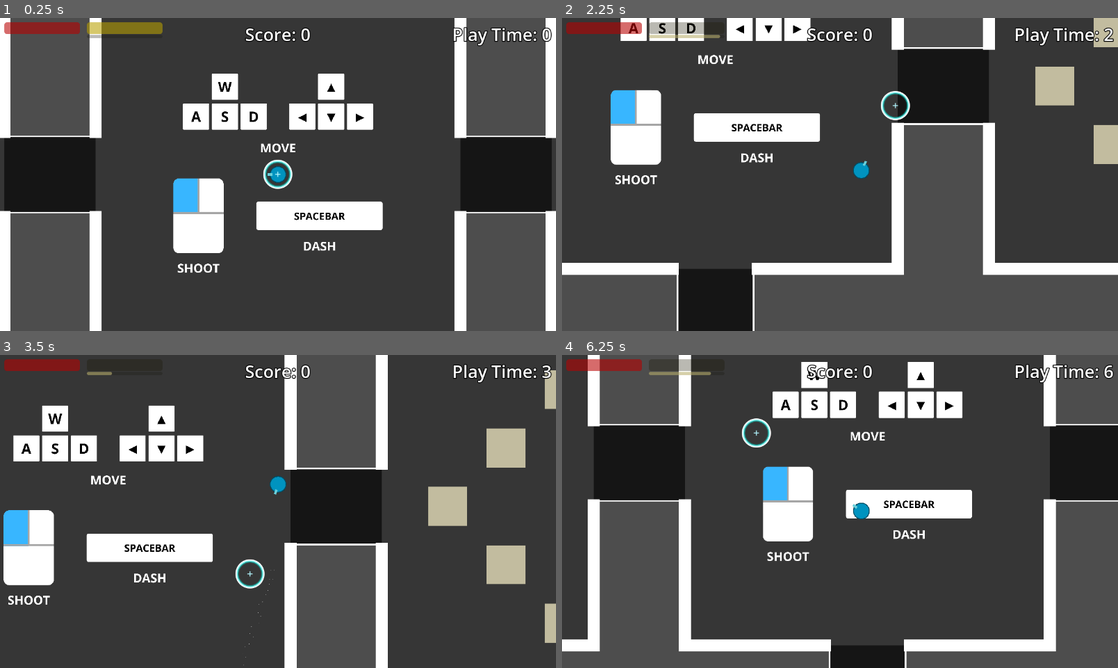
Above: before the commit, frames 1-4 (two rows, left to right).
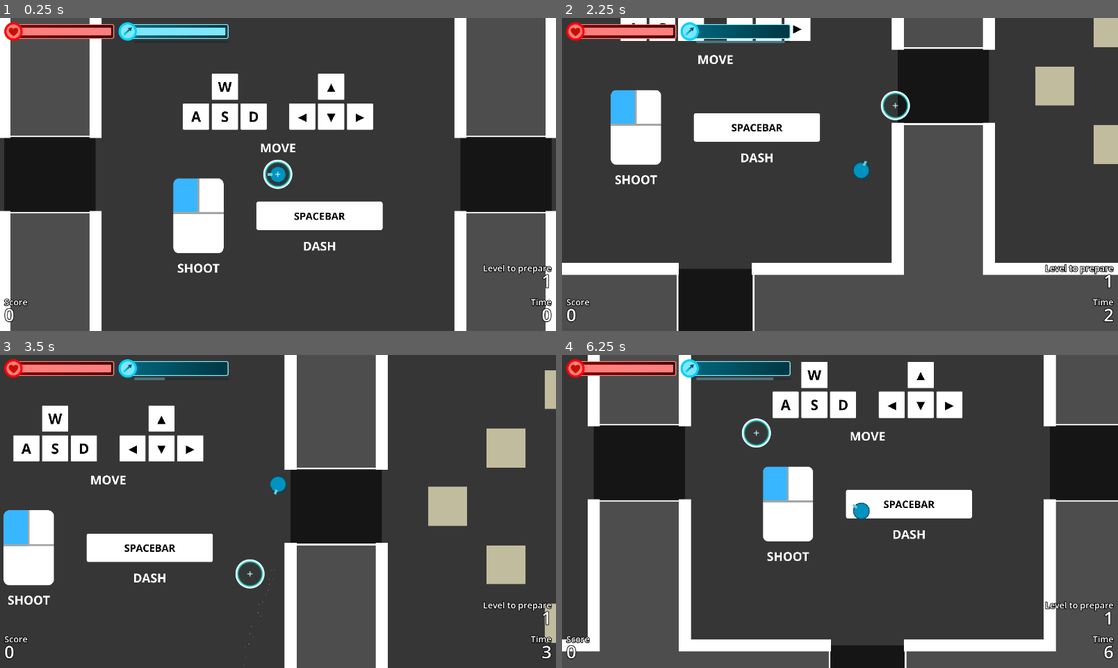
Above: after the commit, the same moments.

Repository: doanryderrhythm/thesis-1-vng-game
Game: Godot game, scene res://scenes/main_scenes/play_scene.tscn
The game is run twice, just before and just after one commit, with the same random seed, the same clock (stepped at 60 frames per second) and the same inputs.
Inputs (mouse positions are in pixels of both pictures, inside the frame that each line leads up to):
- Up to frame 1 (0.25 s): no input
- Up to frame 2 (2.25 s): tap Enter at 0.5 s; move the mouse to (962, 158) at 0.52 s; hold Right (right) 0.53-1.28 s; tap Space (dash) at 0.6, 1.35, 2.1 s; click (962, 158) at 0.67 s; move the mouse to (728, 190) at 1.27 s; hold Down (down) 1.28-2.03 s; move the mouse to (895, 105) at 2.02 s; hold Right (right) from 2.03 s (still down)
- Up to frame 3 (3.5 s): move the mouse to (250, 574) at 2.77 s; release Right (right) at 2.78 s; hold Up (up) from 2.78 s (still down); tap Space (dash) at 2.85 s; click (250, 574) at 2.92 s
- Up to frame 4 (6.25 s): move the mouse to (1006, 558) at 3.52 s; release Up (up) at 3.53 s; hold Left (left) 3.53-5.03 s; tap Space (dash) every 0.75 s from 3.6 to 5.85 s; move the mouse to (673, 464) at 4.27 s; move the mouse to (867, 511) at 5.02 s; hold Down (down) 5.03-5.78 s; click (867, 511) at 5.17 s; move the mouse to (756, 433) at 5.77 s; hold Right (right) from 5.78 s (still down)

The runs differ from the first frame. In frame 1, 3.2% of the frame differs, in the area x 0-100%, y 1-98%; in frame 2, 3.3%; in frame 3, 3.1%; in frame 4, 3.3%.

Commit message:
Added UI and stage information

Diff:
--- a/untitled-thesis-1-game/scenes/ui/debug_ui.tscn
+++ b/untitled-thesis-1-game/scenes/ui/debug_ui.tscn
@@ -1,17 +1,29 @@
 [gd_scene format=3 uid="uid://di78feag8gs8a"]
+
+[ext_resource type="Texture2D" uid="uid://dj6ajch28274c" path="res://sprites/bars/health_bar_main_sprite.png" id="1_14mai"]
+[ext_resource type="Texture2D" uid="uid://cmf4kh1kci1jp" path="res://sprites/bars/health_icon.png" id="2_pu33q"]
+[ext_resource type="Texture2D" uid="uid://b2of4763rak84" path="res://sprites/bars/health_progress.png" id="3_k7b8x"]
+[ext_resource type="Texture2D" uid="uid://ptbjvi1ww8ce" path="res://sprites/bars/dash_icon.png" id="4_fadvp"]
+[ext_resource type="Texture2D" uid="uid://bx5nkaqlcb8v0" path="res://sprites/bars/dash_progress.png" id="5_ukyxi"]
 
 [sub_resource type="GDScript" id="GDScript_2bpog"]
 resource_name = "debug_ui"
 script/source = "extends CanvasLayer
 class_name DebugUI
 
-@onready var health_bar: ProgressBar = $HealthBar
-@onready var dash_bar: ProgressBar = $DashBar
+@onready var health_bar: TextureProgressBar = $HealthBar
+@onready var dash_bar: TextureProgressBar = $DashBar
 @onready var fill_dash_bar: ProgressBar = $FillDashBar
 
-@onready var restart_label: Label = $RestartLabel
+#@onready var restart_label: Label = $RestartLabel
 @onready var score_label: Label = $ScoreLabel
 @onready var play_time_label: Label = $PlayTimeLabel
+
+@onready var level_title_label: Label = $LevelTitleLabel
+@onready var level_label: Label = $LevelLabel
+
+@onready var phase_title_label: Label = $PhaseTitleLabel
+@onready var phase_label: Label = $PhaseLabel
 
 func _ready() -> void:
 	health_bar.min_value = 0
@@ -23,22 +35,28 @@
 	fill_dash_bar.min_value = 0
 	fill_dash_bar.max_value = ValueStorer.dash_wait_time
 
-	restart_label.visible = false
+	#restart_label.visible = false
 
 	change_health()
 	change_dash()
 	change_play_time()
+	change_level_state(false)
+	change_phase(false)
 	change_score()
 
 	GameManager.health_change.connect(change_health)
 	GameManager.dash_change.connect(change_dash)
-	GameManager.state_lose_change.connect(show_restart)
+	#GameManager.state_lose_change.connect(show_restart)
 	GameManager.play_time_change.connect(change_play_time)
+	GameManager.phase_change.connect(change_phase)
+	GameManager.level_change.connect(change_level_state.bind(false))
+	GameManager.start_level.connect(change_level_state.bind(true))
 	GameManager.score_change.connect(change_score)
 
 func _process(_delta: float) -> void:
 	if is_instance_valid(GameManager.player):
 		fill_dash_bar.value = GameManager.player._dash_wait_timer.time_left
+	pass
 
 func change_health() -> void:
 	health_bar.value = GameManager.player.health
@@ -47,94 +65,214 @@
 	dash_bar.value = GameManager.player._dash_count
 
 func change_play_time() -> void:
-	play_time_label.text = \"Play Time: \" + str(GameManager.play_time_int)
+	play_time_label.text = str(GameManager.play_time_int)
+	pass
+
+func change_level_state(is_ongoing: bool) -> void:
+	if is_ongoing:
+		level_title_label.text = \"Locked level\"
+		level_label.text = str(GameManager.ongoing_level + 1)
+	else:
+		level_title_label.text = \"Level to prepare\"
+		level_label.text = str(GameManager.current_level + 1)
+	pass
 
 func change_score() -> void:
-	score_label.text = \"Score: \" + str(GameManager.total_score)
+	score_label.text = str(GameManager.total_score)
+	pass
+
+func change_phase(is_ongoing: bool) -> void:
+	if is_ongoing:
+		phase_title_label.visible = true
+		phase_label.visible = true
+
+		phase_label.text = str(GameManager.current_phase)
+	else:
+		phase_title_label.visible = false
+		phase_label.visible = false
 
 func show_restart() -> void:
-	restart_label.visible = true
+	#restart_label.visible = true
+	pass
 "
 
-[sub_resource type="LabelSettings" id="LabelSettings_2bpog"]
-font_size = 50
-
-[sub_resource type="LabelSettings" id="LabelSettings_h2fnn"]
+[sub_resource type="AtlasTexture" id="AtlasTexture_f6xhk"]
+atlas = ExtResource("1_14mai")
+region = Rect2(0, 0, 253, 42)
+
+[sub_resource type="AtlasTexture" id="AtlasTexture_hqpec"]
+atlas = ExtResource("1_14mai")
+region = Rect2(0, 42, 253, 42)
+
+[sub_resource type="LabelSettings" id="LabelSettings_pu33q"]
+font_size = 20
+outline_size = 6
+outline_color = Color(0, 0, 0, 1)
+
+[sub_resource type="LabelSettings" id="LabelSettings_14mai"]
 font_size = 40
-outline_size = 7
-outline_color = Color(0, 0, 0, 1)
-
-[sub_resource type="LabelSettings" id="LabelSettings_rmw4l"]
-font_size = 40
-outline_size = 7
+outline_size = 6
 outline_color = Color(0, 0, 0, 1)
 
 [node name="DebugUi" type="CanvasLayer" unique_id=2086543205]
 script = SubResource("GDScript_2bpog")
 
-[node name="HealthBar" type="ProgressBar" parent="." unique_id=1895197231]
-modulate = Color(1, 0, 0, 1)
+[node name="HealthBar" type="TextureProgressBar" parent="." unique_id=775934055]
 offset_left = 10.0
 offset_top = 10.0
-offset_right = 184.0
-offset_bottom = 37.0
+offset_right = 263.0
+offset_bottom = 52.0
+step = 0.1
+value = 100.0
+texture_under = SubResource("AtlasTexture_f6xhk")
+texture_over = ExtResource("2_pu33q")
+texture_progress = ExtResource("3_k7b8x")
+texture_progress_offset = Vector2(38, 12)
+
+[node name="DashBar" type="TextureProgressBar" parent="." unique_id=1801696908]
+offset_left = 273.0
+offset_top = 10.0
+offset_right = 526.0
+offset_bottom = 52.0
+value = 100.0
+texture_under = SubResource("AtlasTexture_hqpec")
+texture_over = ExtResource("4_fadvp")
+texture_progress = ExtResource("5_ukyxi")
+texture_progress_offset = Vector2(38, 12)
+
+[node name="FillDashBar" type="ProgressBar" parent="." unique_id=1908412617]
+modulate = Color(0.49411765, 0.90588236, 1, 1)
+offset_left = 309.0
+offset_top = 52.0
+offset_right = 526.0
+offset_bottom = 58.0
+value = 17.37
 show_percentage = false
 
-[node name="DashBar" type="ProgressBar" parent="." unique_id=1040436508]
-modulate = Color(1, 0.8671875, 0, 1)
-offset_left = 200.0
-offset_top = 10.0
-offset_right = 374.0
-offset_bottom = 37.0
-show_percentage = false
-
-[node name="FillDashBar" type="ProgressBar" parent="." unique_id=416679215]
-modulate = Color(1, 0.94375, 0.578125, 1)
-offset_left = 200.0
-offset_top = 39.0
-offset_right = 374.0
-offset_bottom = 46.0
-show_percentage = false
-
-[node name="RestartLabel" type="Label" parent="." unique_id=984615250]
-anchors_preset = 8
+[node name="ScoreTitleLabel" type="Label" parent="." unique_id=764856100]
+anchors_preset = 2
+anchor_top = 1.0
+anchor_bottom = 1.0
+offset_left = 10.0
+offset_top = -108.0
+offset_right = 117.0
+offset_bottom = -53.0
+grow_vertical = 0
+text = "Score"
+label_settings = SubResource("LabelSettings_pu33q")
+vertical_alignment = 2
+
+[node name="ScoreLabel" type="Label" parent="." unique_id=98166711]
+anchors_preset = 2
+anchor_top = 1.0
+anchor_bottom = 1.0
+offset_left = 10.0
+offset_top = -65.0
+offset_right = 117.0
+offset_bottom = -10.0
+grow_vertical = 0
+text = "Score"
+label_settings = SubResource("LabelSettings_14mai")
+vertical_alignment = 2
+
+[node name="PlayTimeTitleLabel" type="Label" parent="." unique_id=2014312667]
+anchors_preset = 3
+anchor_left = 1.0
+anchor_top = 1.0
+anchor_right = 1.0
+anchor_bottom = 1.0
+offset_left = -117.0
+offset_top = -108.0
+offset_right = -10.0
+offset_bottom = -53.0
+grow_horizontal = 0
+grow_vertical = 0
+text = "Time"
+label_settings = SubResource("LabelSettings_pu33q")
+horizontal_alignment = 2
+vertical_alignment = 2
+
+[node name="PlayTimeLabel" type="Label" parent="." unique_id=1077021869]
+anchors_preset = 3
+anchor_left = 1.0
+anchor_top = 1.0
+anchor_right = 1.0
+anchor_bottom = 1.0
+offset_left = -117.0
+offset_top = -65.0
+offset_right = -10.0
+offset_bottom = -10.0
+grow_horizontal = 0
+grow_vertical = 0
+text = "Time"
+label_settings = SubResource("LabelSettings_14mai")
+horizontal_alignment = 2
+vertical_alignment = 2
+
+[node name="LevelTitleLabel" type="Label" parent="." unique_id=638328226]
+anchors_preset = 3
+anchor_left = 1.0
+anchor_top = 1.0
+anchor_right = 1.0
+anchor_bottom = 1.0
+offset_left = -117.0
+offset_top = -186.0
+offset_right = -10.0
+offset_bottom = -131.0
+grow_horizontal = 0
+grow_vertical = 0
+text = "Level"
+label_settings = SubResource("LabelSettings_pu33q")
+horizontal_alignment = 2
+vertical_alignment = 2
+
+[node name="LevelLabel" type="Label" parent="." unique_id=1026685085]
+anchors_preset = 3
+anchor_left = 1.0
+anchor_top = 1.0
+anchor_right = 1.0
+anchor_bottom = 1.0
+offset_left = -117.0
+offset_top = -143.0
+offset_right = -10.0
+offset_bottom = -88.0
+grow_horizontal = 0
+grow_vertical = 0
+text = "Level"
+label_settings = SubResource("LabelSettings_14mai")
+horizontal_alignment = 2
+vertical_alignment = 2
+
+[node name="PhaseTitleLabel" type="Label" parent="." unique_id=1369473862]
+anchors_preset = 7
 anchor_left = 0.5
-anchor_top = 0.5
+anchor_top = 1.0
 anchor_right = 0.5
-anchor_bottom = 0.5
-offset_left = -208.0
-offset_top = -34.5
-offset_right = 208.0
-offset_bottom = 34.5
+anchor_bottom = 1.0
+offset_left = -53.5
+offset_top = -108.0
+offset_right = 53.5
+offset_bottom = -53.0
 grow_horizontal = 2
-grow_vertical = 2
-text = "Press R to restart"
-label_settings = SubResource("LabelSettings_2bpog")
+grow_vertical = 0
+text = "Phase Remaining"
+label_settings = SubResource("LabelSettings_pu33q")
 horizontal_alignment = 1
-vertical_alignment = 1
-
-[node name="ScoreLabel" type="Label" parent="." unique_id=1230115535]
-anchors_preset = 5
+vertical_alignment = 2
+
+[node name="PhaseLabel" type="Label" parent="." unique_id=1694173121]
+anchors_preset = 7
 anchor_left = 0.5
+anchor_top = 1.0
 anchor_right = 0.5
-offset_left = -88.0
-offset_top = 10.0
-offset_right = 88.0
-offset_bottom = 93.0
+anchor_bottom = 1.0
+offset_left = -53.5
+offset_top = -65.0
+offset_right = 53.5
+offset_bottom = -10.0
 grow_horizontal = 2
-text = "Score:"
-label_settings = SubResource("LabelSettings_h2fnn")
+grow_vertical = 0
+text = "Phase"
+label_settings = SubResource("LabelSettings_14mai")
 horizontal_alignment = 1
-
-[node name="PlayTimeLabel" type="Label" parent="." unique_id=1891983369]
-anchors_preset = 1
-anchor_left = 1.0
-anchor_right = 1.0
-offset_left = -50.0
-offset_top = 10.0
-offset_right = -10.0
-offset_bottom = 33.0
-grow_horizontal = 0
-text = "Play Time:"
-label_settings = SubResource("LabelSettings_rmw4l")
-horizontal_alignment = 2
+vertical_alignment = 2
--- a/untitled-thesis-1-game/scripts/autoload/game_manager.gd
+++ b/untitled-thesis-1-game/scripts/autoload/game_manager.gd
@@ -29,6 +29,7 @@
 var used_rooms: Array[Dictionary] = []
 
 # STATS
+var is_going: bool = false
 var play_time: float = 0.0
 var play_time_int: int = 0
 var stage_stats: Array[StageStats]
@@ -37,7 +38,10 @@
 signal dash_change
 signal state_lose_change
 signal score_change
+signal phase_change(is_ongoing: bool)
 signal play_time_change
+signal start_level
+signal level_change
 signal room_start
 
 func _ready() -> void:
@@ -87,6 +91,8 @@
 		play_time_change.emit()
 		if play_time_int >= stage_stats[current_level].time_to_pass and current_level + 1 < stage_stats.size():
 			current_level += 1
+			if !is_going:
+				level_change.emit()
 
 func set_up_rooms() -> void:
 	var listener: RoomsListener = load("res://resources/rooms/rooms_listener.tres")
@@ -111,6 +117,9 @@
 	is_spike = stage_stats[ongoing_level].is_spike
 	is_bomb = stage_stats[ongoing_level].is_bomb
 	is_bomb_four = stage_stats[ongoing_level].is_bomb_four
+	is_going = true
+	start_level.emit()
+	phase_change.emit(true)
 	print(used_rooms)
 	pass
 
@@ -212,6 +221,7 @@
 	if current_enemies_num <= 0:
 		current_phase -= 1
 		if current_phase > 0:
+			phase_change.emit(true)
 			var current_room = find_room(current_id_x, current_id_y)
 			spawn_enemies(
 				current_room.first_point.global_position,
@@ -219,13 +229,14 @@
 				)
 			return
 
-		print(used_rooms)
 		var _room: Room = find_room(current_id_x, current_id_y)
-		print(_room)
 		if _room == null:
 			return
 		_room.is_executed = true
 		_room.call_deferred("start_stage", false)
+		is_going = false
+		level_change.emit()
+		phase_change.emit(false)
 		create_available_rooms(current_id_x, current_id_y)
 
 func confirm_stage(room: Room) -> void:
Binary file added: untitled-thesis-1-game/sprites/bars/dash_icon.png
Not shown, added: untitled-thesis-1-game/sprites/bars/dash_icon.png.import
Binary file added: untitled-thesis-1-game/sprites/bars/dash_progress.png
Not shown, added: untitled-thesis-1-game/sprites/bars/dash_progress.png.import
Binary file added: untitled-thesis-1-game/sprites/bars/health_bar_main_sprite.png
Not shown, added: untitled-thesis-1-game/sprites/bars/health_bar_main_sprite.png.import
Binary file added: untitled-thesis-1-game/sprites/bars/health_bar_sprite.png
Not shown, added: untitled-thesis-1-game/sprites/bars/health_bar_sprite.png.import
Binary file added: untitled-thesis-1-game/sprites/bars/health_icon.png
Not shown, added: untitled-thesis-1-game/sprites/bars/health_icon.png.import
Binary file added: untitled-thesis-1-game/sprites/bars/health_progress.png
Not shown, added: untitled-thesis-1-game/sprites/bars/health_progress.png.import
